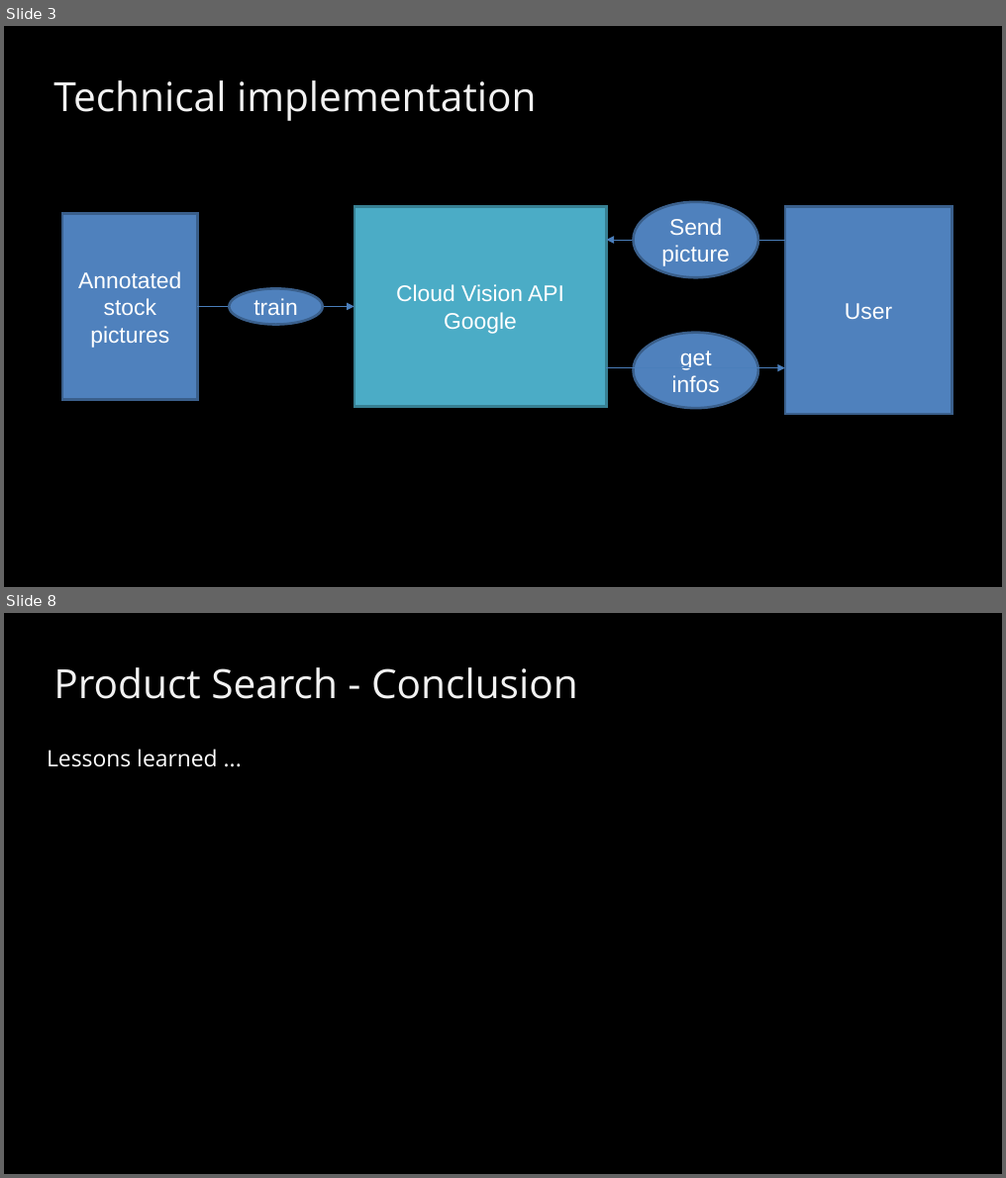
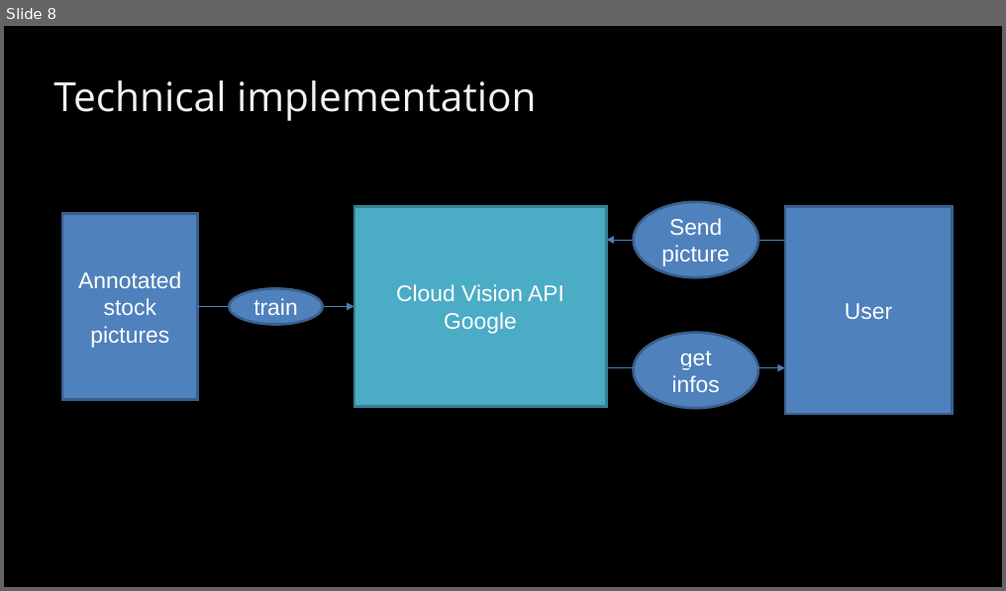
Before and after one commit to BaselHack/2021-team-5, a slide deck: presentation/presentation_v1.pptx. Shown one above the other, each under a label of ours: slides 3 and 8 before the commit, slide 8 after it; the slides between them are not shown. The pictures are 1006x1178 and 1006x591 pixels, drawn with LibreOffice and Linux fonts; fonts in the diff are those of the drawing. Boxes give left, top, right and bottom in pixels: in the first picture for what was removed or moved away, otherwise in the second. Text is boxed around its words. In the diff, an @@ line names an element or a change of style, - is before the commit and + after.

```diff
--- a/presentation/presentation_v1.pptx
+++ b/presentation/presentation_v1.pptx
@@ slide 8 removed at box(4, 613, 1002, 1174), background #000000 @@
@@ text removed at box(54, 667, 578, 699) @@
-Product Search - Conclusion
@@ text removed at box(47, 749, 217, 767) @@
-Lessons learned ...
@@ what was slide 3 is now slide 8 @@
```
Also in this commit, not shown: 3 slides changed, 3 slides added, 2 other slides removed.
